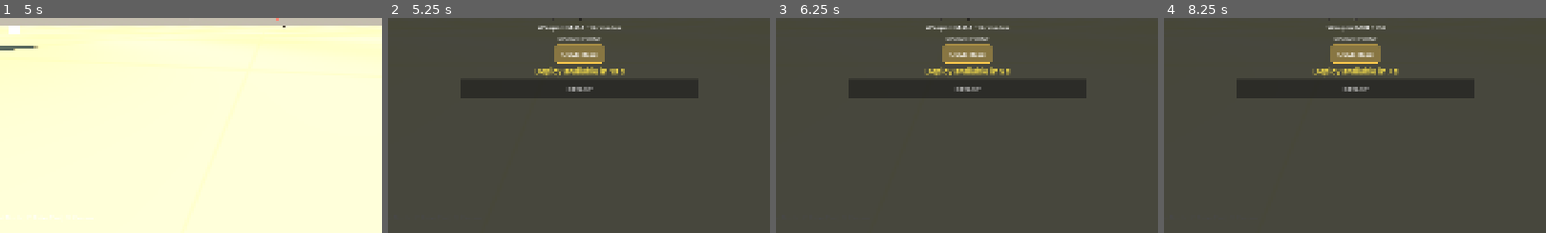
Above: before the commit, frames 1-4 (left to right).
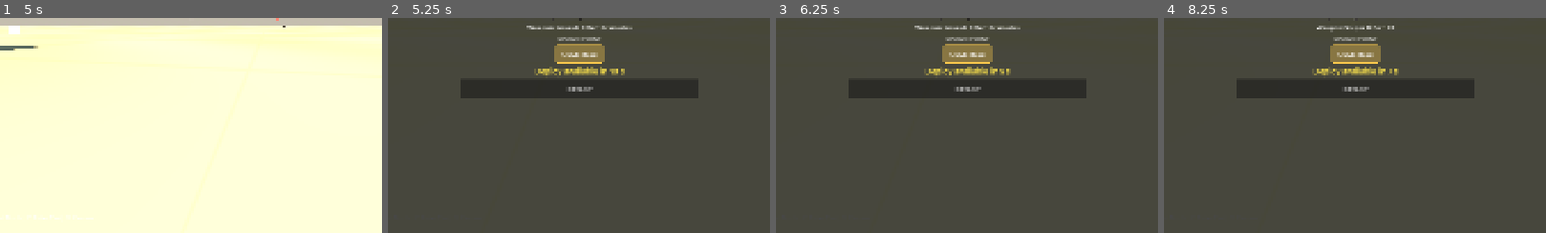
Above: after the commit, the same moments.

Repository: davbod/OpenDesertCombat
Game: Godot game, scene res://scenes/maps/test_desert.tscn
Two runs of this game, one before a commit and one after it. Both use one fixed random seed, a clock stepped at 60 frames per second and the inputs below.
Inputs (mouse positions are % of the whole screen's width and height, from its top left):
- Up to frame 1 (5 s): tap Enter at 0.5 s; move the mouse to (55, 50) at 0.52 s; hold Right mouse button (aim) 0.53-1.28 s; hold W (heli_collective_up) from 0.53 s (still down); tap Space (jump) at 0.77, 1.52, 3.02, 3.77, 4.52 s; move the mouse to (45, 50) at 1.27 s; tap Ctrl (crouch) at 1.35 s; move the mouse to (52, 48) at 2.02 s; press the mouse at (52, 48) at 2.03 s; move the mouse to (49, 52) at 2.77 s; release the mouse at (49, 52) at 2.78 s; tap E (interact) at 2.85 s; move the mouse to (57, 51) at 3.52 s; hold Shift (sprint) 3.53-4.28 s; move the mouse to (42, 49) at 4.27 s; tap V at 4.35 s
- Up to frame 2 (5.25 s): keep holding W (heli_collective_up); move the mouse to (51, 50) at 5.02 s; tap K at 5.1 s
- Up to frame 3 (6.25 s): release W (heli_collective_up) at 5.75 s; click "Assault" at 5.75 s
- Up to frame 4 (8.25 s): click "Engineer" at 6.5 s; click "Medic" at 7.25 s; click "Sniper" at 8 s
The pictures show only the part of the screen within x 25-75%, y 50-100%; the shares and areas given below are measured in that part.

Frame 1 is identical in both runs. In frame 2, 0.3% of the frame differs, in the area x 36-64%, y 3-7%; in frame 3, 0.3%; in frame 4, 0.3%.

Commit message:
feat: generic in-game vehicle and weapon names
Real product designations go against the original-content pillar.
Player-visible names are now "Attack Helicopter", "Multirole Fighter",
"Utility Vehicle" and "Main Battle Tank"; kit weapons read "Assault
Rifle + Grenades", "SMG + AT Mines", "LMG + Medkits" and "Sniper Rifle
+ C4". HUD and deploy-menu placeholder labels, code comments, the README
and docs use the same generic terms (RPG, helicopter rockets, utility
vehicle).

Identifiers (HumveeController, humvee.tscn, the Humvee map nodes,
_fire_hydra_rocket) are unchanged and listed as a known issue to rename
later. Ticks the C0 item, the Hardening pre-public clean-up and the
matching known issue.

Co-Authored-By: Claude Opus 5.5 <noreply@anthropic.com>

Diff:
--- a/godot/scenes/ui/game_hud.tscn
+++ b/godot/scenes/ui/game_hud.tscn
@@ -125,7 +125,7 @@
 [node name="VehicleIndicator" type="Label" parent="VehiclePanel/VBox"]
 layout_mode = 2
 theme_override_font_sizes/font_size = 18
-text = "AH-64 Apache"
+text = "Vehicle"
 
 [node name="AltitudeDisplay" type="Label" parent="VehiclePanel/VBox"]
 layout_mode = 2
--- a/godot/scenes/ui/kit_select.tscn
+++ b/godot/scenes/ui/kit_select.tscn
@@ -60,7 +60,7 @@
 
 [node name="KitWeaponLabel" type="Label" parent="CenterContainer"]
 unique_name_in_owner = true
-text = "Weapon: M4A1 + Grenades"
+text = "Weapon: Assault Rifle + Grenades"
 horizontal_alignment = 1
 theme_override_font_sizes/font_size = 16
 
--- a/godot/scripts/game/kits.gd
+++ b/godot/scripts/game/kits.gd
@@ -4,10 +4,10 @@
 extends RefCounted
 
 const ALL: Array[Dictionary] = [
-	{"id": 0, "name": "Assault",  "weapon": "M4A1 + Grenades", "health": 100.0, "speed": 1.0,  "color": Color(0.2, 0.6, 1.0)},
-	{"id": 1, "name": "Engineer", "weapon": "MP5 + AT Mines",  "health": 85.0,  "speed": 1.05, "color": Color(0.9, 0.7, 0.1)},
-	{"id": 2, "name": "Medic",    "weapon": "M60 + Medkits",   "health": 110.0, "speed": 0.9,  "color": Color(0.2, 0.85, 0.3)},
-	{"id": 3, "name": "Sniper",   "weapon": "M24 + C4",        "health": 75.0,  "speed": 1.1,  "color": Color(0.7, 0.3, 0.9)},
+	{"id": 0, "name": "Assault",  "weapon": "Assault Rifle + Grenades", "health": 100.0, "speed": 1.0,  "color": Color(0.2, 0.6, 1.0)},
+	{"id": 1, "name": "Engineer", "weapon": "SMG + AT Mines",           "health": 85.0,  "speed": 1.05, "color": Color(0.9, 0.7, 0.1)},
+	{"id": 2, "name": "Medic",    "weapon": "LMG + Medkits",            "health": 110.0, "speed": 0.9,  "color": Color(0.2, 0.85, 0.3)},
+	{"id": 3, "name": "Sniper",   "weapon": "Sniper Rifle + C4",        "health": 75.0,  "speed": 1.1,  "color": Color(0.7, 0.3, 0.9)},
 ]
 
 
--- a/godot/scripts/player/player_controller.gd
+++ b/godot/scripts/player/player_controller.gd
@@ -22,7 +22,7 @@
 var use_chase_camera: bool = false
 var hud: GameHUD = null
 var fire_cooldown: float = 0.0
-var active_weapon: int = 1  # 1 = Rifle, 2 = RPG-7
+var active_weapon: int = 1  # 1 = Rifle, 2 = RPG
 var rocket_scene: PackedScene = preload("res://scenes/weapons/rocket_projectile.tscn")
 
 ## --- Team & Kit ---
--- a/godot/scripts/vehicles/helicopter_controller.gd
+++ b/godot/scripts/vehicles/helicopter_controller.gd
@@ -33,7 +33,7 @@
 @export var ground_effect_multiplier: float = 1.25  ## Thrust multiplier at ground level
 
 @export_group("Vehicle")
-@export var vehicle_name: String = "AH-64 Apache (Prototype)"
+@export var vehicle_name: String = "Attack Helicopter"
 @export var seat_positions: Array[Vector3] = [Vector3(0.0, 0.55, -1.6), Vector3(0.0, 0.8, -2.5)]
 @export var chase_camera_offset: Vector3 = Vector3(0.0, 4.0, 13.0)
 @export var is_occupied: bool = false
--- a/godot/scripts/vehicles/humvee_controller.gd
+++ b/godot/scripts/vehicles/humvee_controller.gd
@@ -1,10 +1,10 @@
-## Ground Wheeled Vehicle Controller (Humvee / Desert Recon)
+## Utility vehicle controller (wheeled 4×4).
 ## Uses Godot's VehicleBody3D with Jolt Physics.
 
 extends VehicleBody3D
 class_name HumveeController
 
-@export var vehicle_name: String = "HMMWV Desert Recon"
+@export var vehicle_name: String = "Utility Vehicle"
 @export var max_engine_force: float = 3200.0
 @export var max_brake_force: float = 80.0
 @export var max_steer_angle: float = 0.45
--- a/godot/scripts/vehicles/jet_controller.gd
+++ b/godot/scripts/vehicles/jet_controller.gd
@@ -64,7 +64,7 @@
 @export var crash_damage_per_ms: float = 12.0  ## Damage per m/s beyond the threshold
 
 @export_group("Vehicle")
-@export var vehicle_name: String = "F-16 Fighting Falcon (Prototype)"
+@export var vehicle_name: String = "Multirole Fighter"
 @export var seat_positions: Array[Vector3] = [Vector3(0.0, 1.05, -3.2)]
 @export var chase_camera_offset: Vector3 = Vector3(0.0, 5.0, 20.0)
 @export var is_occupied: bool = false
--- a/godot/scripts/vehicles/tank_controller.gd
+++ b/godot/scripts/vehicles/tank_controller.gd
@@ -6,7 +6,7 @@
 class_name TankController
 
 ## --- Vehicle Contract ---
-var vehicle_name: String = "M1A1 Abrams"
+var vehicle_name: String = "Main Battle Tank"
 var seat_positions: Array[Vector3] = [Vector3(0.0, 1.35, -0.4)]
 var chase_camera_offset: Vector3 = Vector3(0.0, 3.5, 9.0)
 var is_occupied: bool = false
--- a/godot/scripts/weapons/rocket_projectile.gd
+++ b/godot/scripts/weapons/rocket_projectile.gd
@@ -1,4 +1,4 @@
-## Rocket Projectile (Hydra 70 / RPG-7)
+## Rocket projectile (helicopter rockets, RPG, jet bombs)
 ## Moves forward with optional gravity drop, detects hits via raycast sweep,
 ## and applies impulse/splash effect on impact.
 
Not shown, changed: docs/architecture.md
Not shown, changed: docs/design_goals.md
Not shown, changed: docs/gameplay_systems.md
Not shown, changed: docs/roadmap.md
